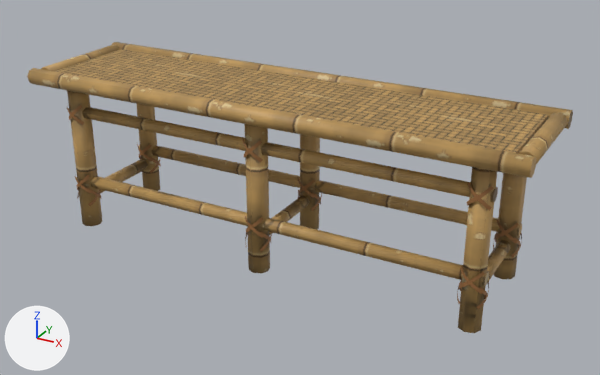
A saved change to the Blender file blender/bench.blend.
Rendered twice from a 50 mm camera at (0.642, -1.083, 0.676) aimed at (0.032, 0.025, 0.121). Lighting does not change. The marker at lower left points along +X, +Y and +Z. The first picture is the older version.

Names of what the first picture shows: 'BenchLegs', 'BenchSeat'.
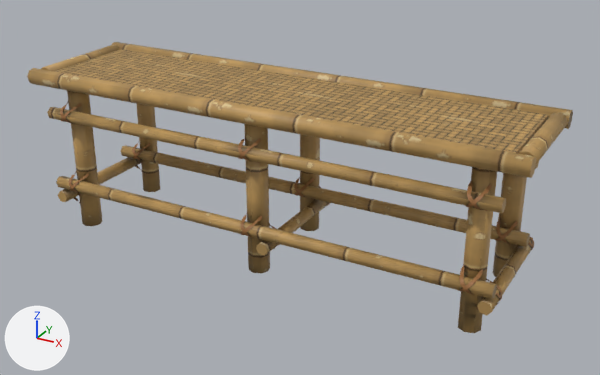
Boxes (x1, y1, x2, y2) around the edits, measured in the pictures (600 x 375 px):
part 1 of me_benchrail0, added
    after: (47, 107, 506, 213)
part 2 of me_benchrail0, added
    after: (121, 145, 530, 247)
part 3 of me_benchrail0, added
    after: (56, 176, 497, 299)
part 4 of me_benchrail0, added (brown)
    after: (58, 157, 141, 202)
part 5 of me_benchrail0, added (brown)
    after: (256, 199, 329, 256)
part 6 of me_benchrail0, added (brown)
    after: (477, 237, 534, 315)
part 7 of me_benchrail0, deleted (brown)
    before: (67, 105, 522, 304)
part 8 of me_benchrail0, built on
    before: (74, 144, 153, 198)
    after: (60, 102, 151, 203)
part 9 of me_benchrail0, built on
    before: (242, 137, 321, 252)
    after: (238, 137, 330, 249)
part 10 of me_benchrail0, built on
    before: (460, 182, 522, 310)
    after: (458, 180, 534, 310)

The change in detail:
me_benchrail0 is used by ob_benchlegs; parent ob_bench; location (0.0, 0.0, 0.0).
me_benchrail0 had 952 vertices, 568 faces and spanned x -0.43..0.43, y -0.1..0.139, z 0.0..0.29.
me_benchrail0 now has 1648 vertices, 928 faces and spans x -0.43..0.43, y -0.1..0.139, z 0.0..0.29.
me_benchrail0 part 1: a new loose piece, a 6-sided cylinder along x spanning x -0.398..0.398, y -0.096..-0.074, z 0.204..0.226, in mat_benchculm (picture img_bench_culm).
me_benchrail0 part 2: a new loose piece, a 6-sided cylinder along x spanning x -0.398..0.398, y 0.08..0.101, z 0.075..0.095, in mat_benchculm (picture img_bench_culm).
me_benchrail0 part 3: a new loose piece, a 6-sided cylinder along x spanning x -0.398..0.398, y -0.096..-0.074, z 0.074..0.096, in mat_benchculm (picture img_bench_culm).
me_benchrail0 part 4: a new loose piece, a 6-sided cylinder along y spanning x -0.4..-0.378, y -0.094..0.134, z 0.05..0.07, in mat_benchculm (picture img_bench_culm).
me_benchrail0 part 5: a new loose piece, a 6-sided cylinder along y spanning x 0.018..0.04, y -0.094..0.134, z 0.05..0.07, in mat_benchculm (picture img_bench_culm).
me_benchrail0 part 6: a new loose piece, a 6-sided cylinder along y spanning x 0.378..0.4, y -0.094..0.134, z 0.05..0.07, in mat_benchculm (picture img_bench_culm).
me_benchrail0 part 7: 25 loose pieces with 336 vertices, spanning x -0.378..0.378, y -0.078..0.138, z 0.042..0.233, are deleted.
me_benchrail0 part 8: 140 vertices removed from x -0.382..-0.342, y -0.078..0.138, z 0.042..0.233; 456 vertices added at x -0.401..-0.345, y -0.097..0.134, z 0.039..0.236.
me_benchrail0 part 9: 140 vertices removed from x -0.018..0.022, y -0.078..0.137, z 0.042..0.233; 456 vertices added at x -0.015..0.042, y -0.097..0.134, z 0.039..0.236.
me_benchrail0 part 10: 140 vertices removed from x 0.342..0.382, y -0.078..0.138, z 0.042..0.233; 456 vertices added at x 0.345..0.401, y -0.097..0.135, z 0.039..0.236.
Other edits to the shape of me_benchrail0 do not show in these pictures.
